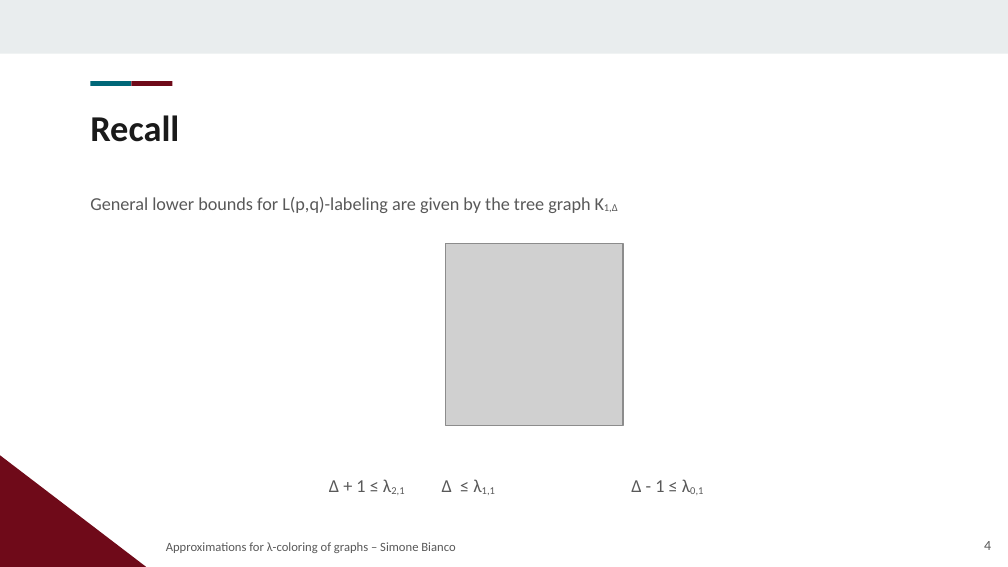
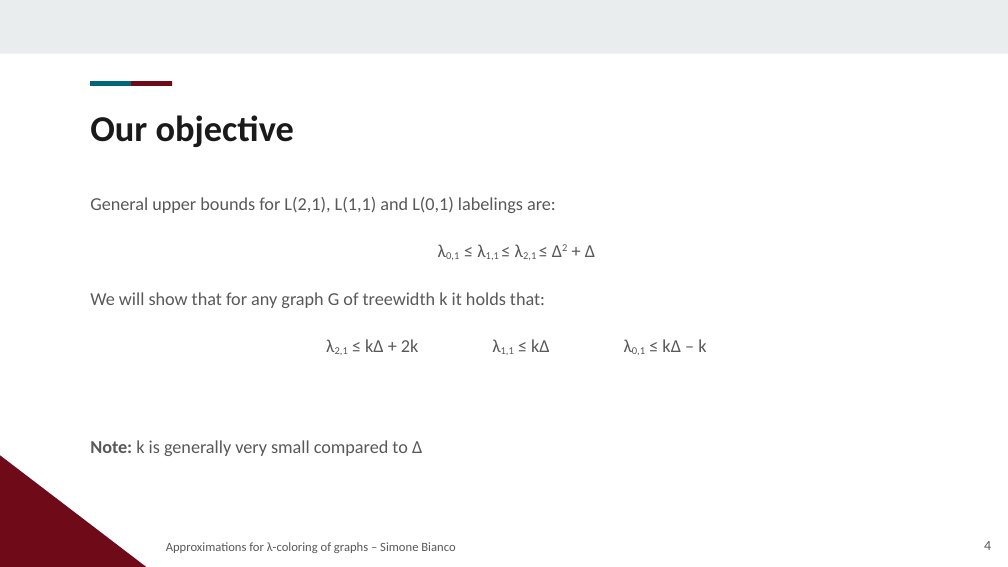
Before and after one commit to Exyss/university-notes, a slide deck: slide 4 of Presentations/Lambda Coloring/slides.odp. Drawn at 1008x567 pixels with LibreOffice and Linux fonts; fonts in the diff are those of the drawing; grey boxes stand for pictures; background and template pictures are left out. Boxes give left, top, right and bottom in pixels: in the first picture for what was removed or moved away, otherwise in the second. Text is boxed around its words. In the diff, an @@ line names an element or a change of style, - is before the commit and + after.

```diff
--- a/Presentations/Lambda Coloring/slides.odp
+++ b/Presentations/Lambda Coloring/slides.odp
@@ title at box(90, 115, 294, 147): text changed @@
-Recall
+Our objective
@@ text at box(90, 197, 706, 456): text changed @@
-General lower bounds for L(p,q)-labeling are given by the tree graph K1,Δ
-Δ + 1 ≤ λ2,1 Δ ≤ λ1,1 Δ - 1 ≤ λ0,1
+General upper bounds for L(2,1), L(1,1) and L(0,1) labelings are:
+λ0,1 ≤ λ1,1 ≤ λ2,1 ≤ Δ2 + Δ
+We will show that for any graph G of treewidth k it holds that:
+λ2,1 ≤ kΔ + 2k λ1,1 ≤ kΔ λ0,1 ≤ kΔ – k
+Note: k is generally very small compared to Δ
@@ picture removed at box(446, 243, 623, 425) @@
```
Also in this commit, not shown: 37 other slides changed, 26 slides added, 15 other files.
